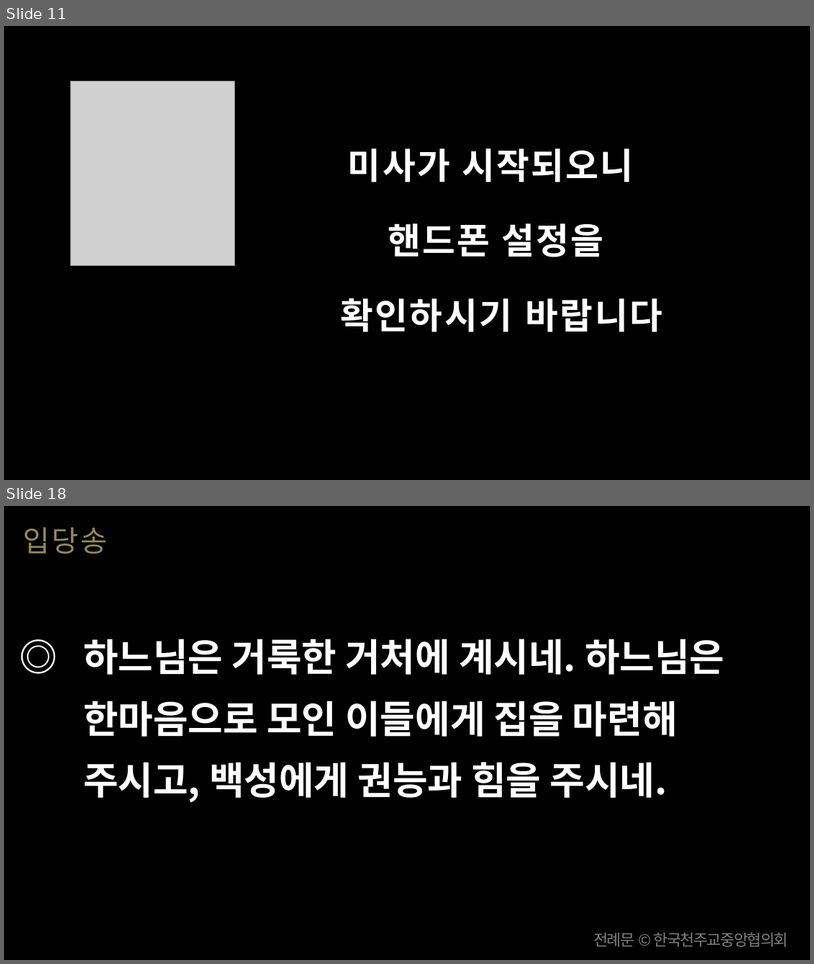
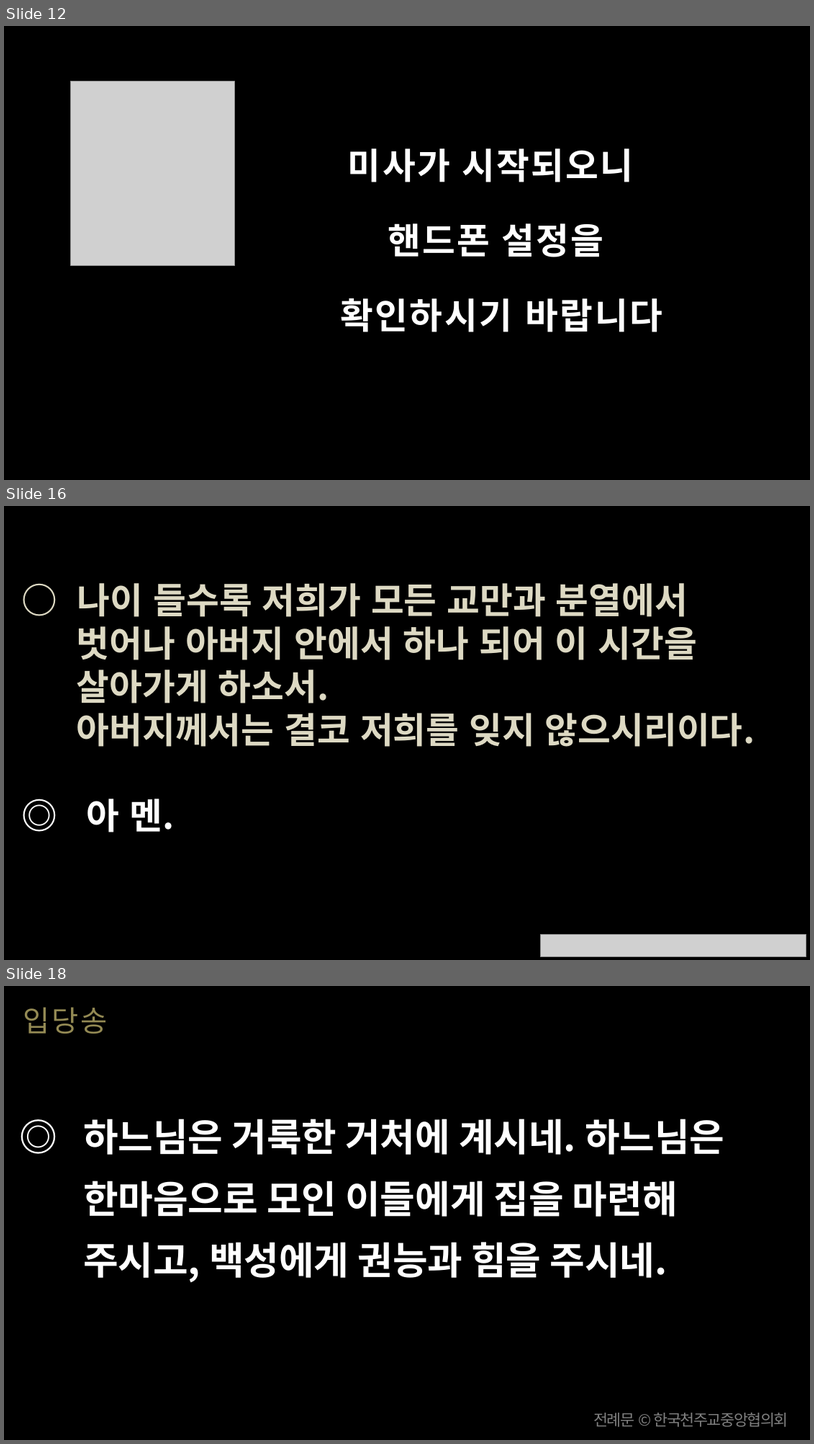
Before and after one commit to scottpark/missa_ppt, a slide deck: 20260726/20260726_연중 제17주일.pptx. Shown one above the other, each under a label of ours: slides 11 and 18 before the commit, slides 12, 16 and 18 after it; the slides between them are not shown. The pictures are 814x964 and 814x1444 pixels, drawn with LibreOffice and Linux fonts; fonts in the diff are those of the drawing; grey boxes stand for pictures. Boxes give left, top, right and bottom in pixels: in the first picture for what was removed or moved away, otherwise in the second. Text is boxed around its words. In the diff, an @@ line names an element or a change of style, - is before the commit and + after.

```diff
--- a/20260726/20260726_연중 제17주일.pptx
+++ b/20260726/20260726_연중 제17주일.pptx
@@ slide 16 added at bbox=[4, 506, 810, 960], background #000000 @@
@@ text added at bbox=[77, 583, 756, 832], 32 pt, text #DDD9C3, bold @@
+○ 나이 들수록 저희가 모든 교만과 분열에서 벗어나 아버지 안에서 하나 되어 이 시간을 살아가게 하소서.
+아버지께서는 결코 저희를 잊지 않으시리이다.
+◎ 아 멘.
@@ picture added at bbox=[540, 934, 806, 957] @@
@@ what was slide 11 is now slide 12 @@
```
Also in this commit, not shown: 19 slides changed, 31 other slides added, 16 slides removed, 51 other files.
